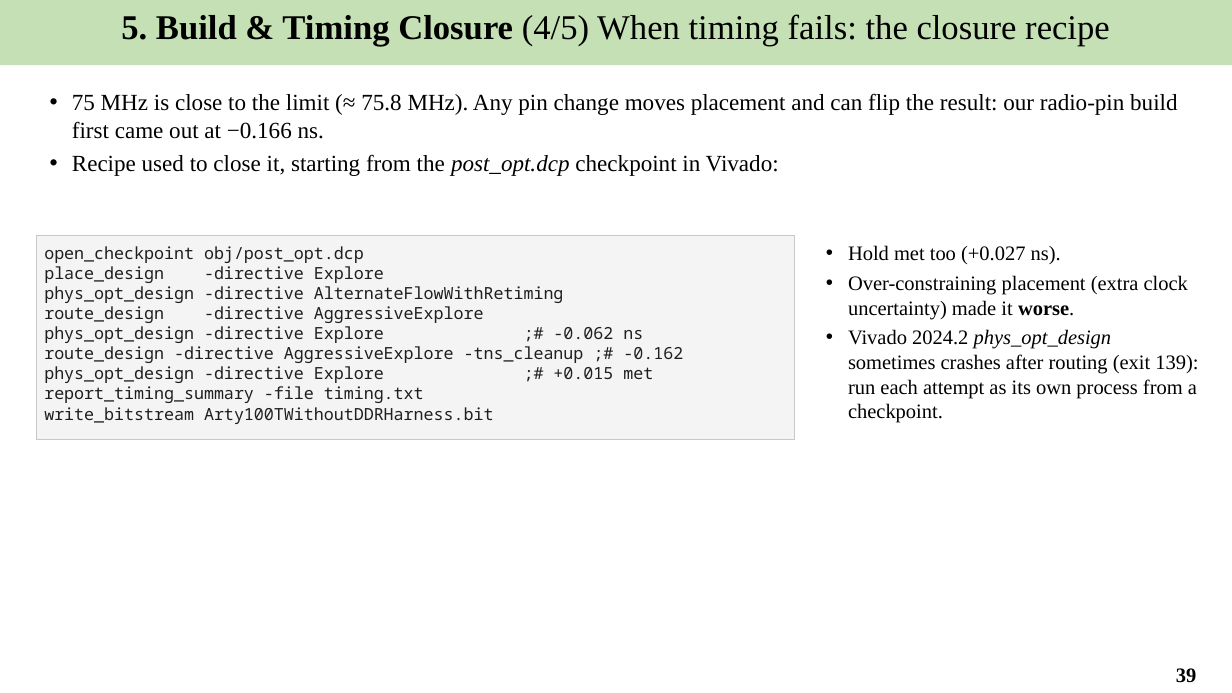
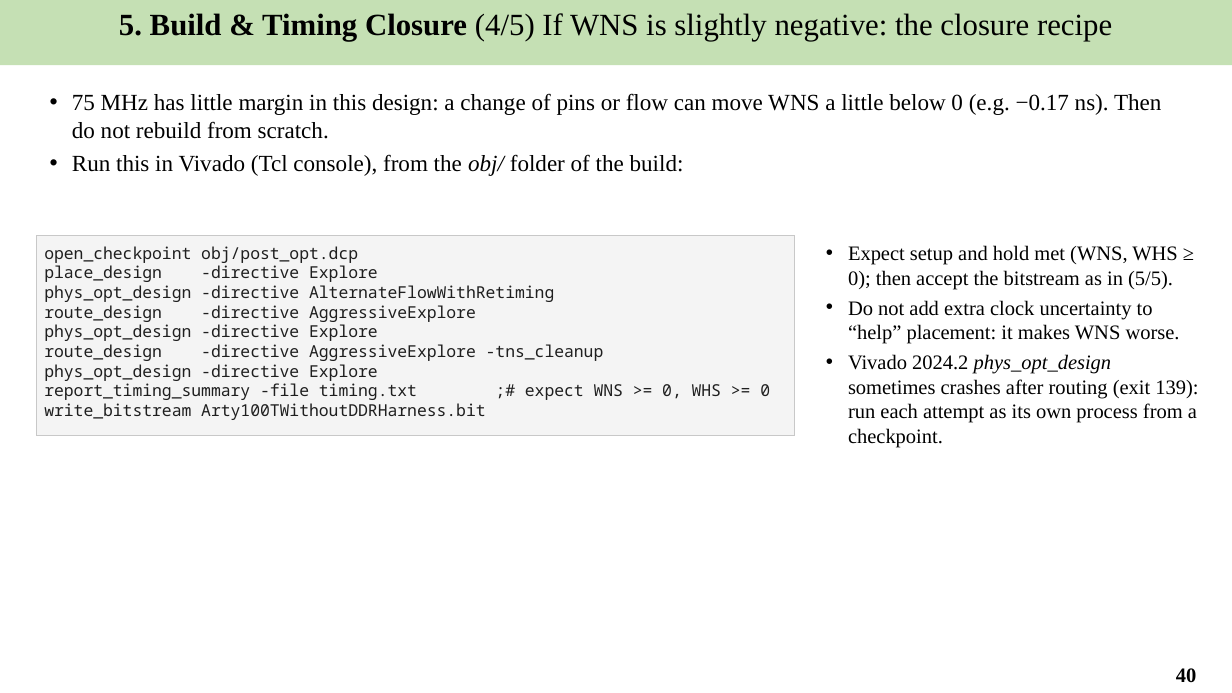
Before and after one commit to Khaiduy/chipyard-edhoc, a slide deck: slide 40 of fpga/sw/export/docs/slides/01_EDHOC_SoC_on_Arty_A7-100T.pptx (slide 39 before the commit). Drawn at 1232x693 pixels with LibreOffice and Linux fonts; fonts in the diff are those of the drawing. Boxes give left, top, right and bottom in pixels: in the first picture for what was removed or moved away, otherwise in the second. Text is boxed around its words. In the diff, an @@ line names an element or a change of style, - is before the commit and + after.

```diff
--- a/fpga/sw/export/docs/slides/01_EDHOC_SoC_on_Arty_A7-100T.pptx
+++ b/fpga/sw/export/docs/slides/01_EDHOC_SoC_on_Arty_A7-100T.pptx
@@ text in rectangle at [119,13,1112,41]: text changed; size 27 to 24 pt @@
-5. Build & Timing Closure (4/5) When timing fails: the closure recipe
+5. Build & Timing Closure (4/5) If WNS is slightly negative: the closure recipe
@@ text at [72,93,1161,176]: text changed @@
-• 75 MHz is close to the limit (≈ 75.8 MHz). Any pin change moves placement and can flip the result: our radio-pin build first came out at −0.166 ns.
-• Recipe used to close it, starting from the post_opt.dcp checkpoint in Vivado:
+• 75 MHz has little margin in this design: a change of pins or flow can move WNS a little below 0 (e.g. −0.17 ns). Then do not rebuild from scratch.
+• Run this in Vivado (Tcl console), from the obj/ folder of the build:
@@ text in rectangle at [44,246,554,420]: size 13 to 12.8 pt in "open_checkpoint obj/post_opt.dcp", "place_design -directive Explore", "phys_opt_design -directive AlternateFlowWithRetiming", "route_design -directive AggressiveExplore" and 1 more places @@
@@ text at [848,245,1180,344]: text changed @@
-• Hold met too (+0.027 ns).
-• Over-constraining placement (extra clock uncertainty) made it worse.
+• Expect setup and hold met (WNS, WHS ≥ 0); then accept the bitstream as in (5/5).
+• Do not add extra clock uncertainty to “help” placement: it makes WNS worse.
@@ text in rectangle at [44,324,770,400]: text changed; size 13 to 12.8 pt @@
-phys_opt_design -directive Explore ;# -0.062 ns
-route_design -directive AggressiveExplore -tns_cleanup ;# -0.162
-phys_opt_design -directive Explore ;# +0.015 met
-report_timing_summary -file timing.txt
+phys_opt_design -directive Explore
+route_design -directive AggressiveExplore -tns_cleanup
+phys_opt_design -directive Explore
+report_timing_summary -file timing.txt ;# expect WNS >= 0, WHS >= 0
@@ page number at [1176,668,1196,682]: text changed @@
-39
+40
```
Also in this commit, not shown: 32 other slides changed, 1 slide added, 13 other files.
